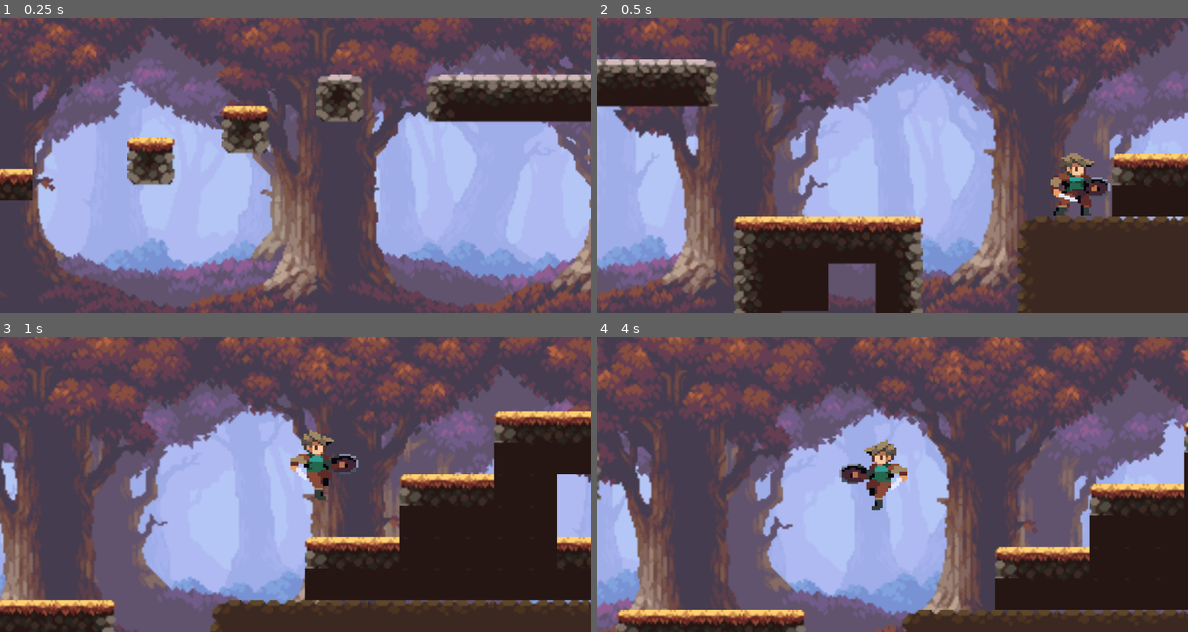
Above: before the commit, frames 1-4 (two rows, left to right).
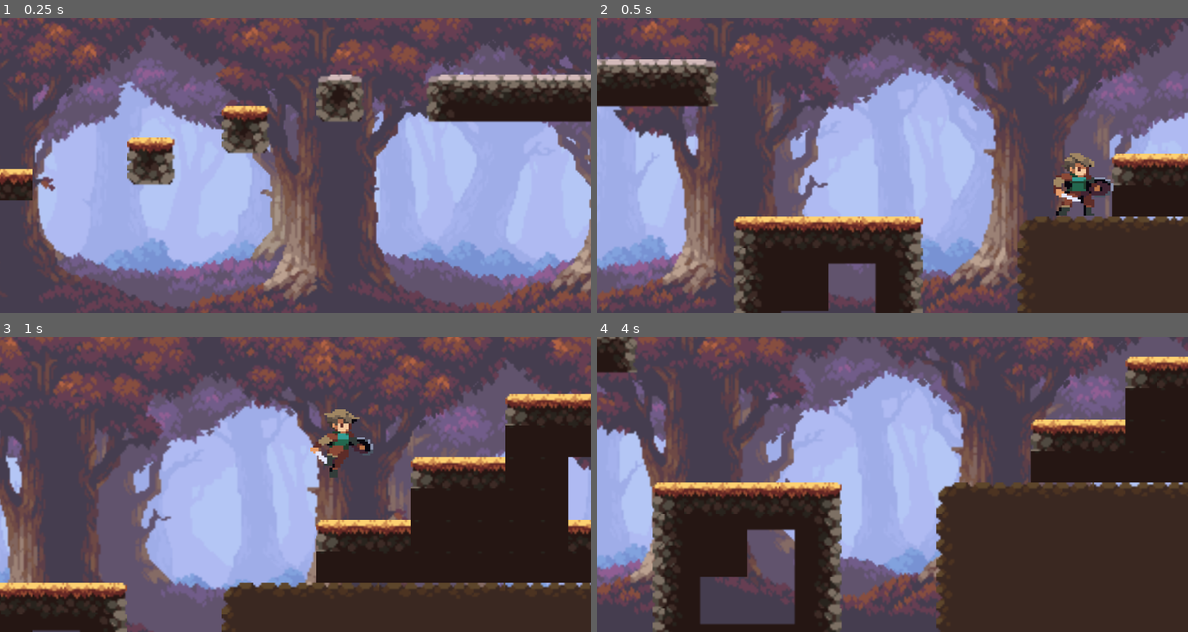
Above: after the commit, the same moments.

Repository: arthurvieirasilvaa/medieval2D-platformer
Game: Godot game, scene res://scene/forest.tscn
The game is run twice, just before and just after one commit, with the same random seed, the same clock (stepped at 60 frames per second) and the same inputs. This scene is started directly instead of the project's main scene.
Inputs:
- Up to frame 1 (0.25 s): no input
- Up to frame 2 (0.5 s): no input
- Up to frame 3 (1 s): hold D (right) from 0.53 s (still down); tap W (jump) at 0.6, 0.77 s
- Up to frame 4 (4 s): tap W (jump) at 1.07, 1.35, 1.52, 1.82, 2.1, 2.85, 3.02, 3.32, 3.6, 3.77 s; release D (right) at 2.03 s; hold A (left) from 2.03 s (still down)

Frame 1 is identical in both runs. In frame 2, 0.7% of the frame differs, in the area x 76-88%, y 45-67%; in frame 3, 29%; in frame 4, 64%, in the area x 0-100%, y 0-100%.

Commit message:
Criei uma máquina de estados simples para o player

Diff:
--- a/entities/player.tscn
+++ b/entities/player.tscn
@@ -6,8 +6,8 @@
 [ext_resource type="Texture2D" uid="uid://n8j307y0wmbq" path="res://sprites/player/run.png" id="3_e4p34"]
 [ext_resource type="Texture2D" uid="uid://bfdtr1k011mun" path="res://sprites/player/flying_up.png" id="3_ef06p"]
 [ext_resource type="Texture2D" uid="uid://dlrrjtqbxtw3s" path="res://sprites/player/jump_preparation.png" id="5_tjdhl"]
-[ext_resource type="Texture2D" uid="uid://dpdiadopc1kic" path="res://sprites/player/jumping_reload.png" id="6_x08pd"]
 [ext_resource type="Texture2D" uid="uid://dpf3nls1eke3p" path="res://sprites/player/landing.png" id="7_dchgp"]
+[ext_resource type="Texture2D" uid="uid://bpk7ultgntp2x" path="res://sprites/player/walk.png" id="9_ef06p"]
 
 [sub_resource type="CapsuleShape2D" id="CapsuleShape2D_n4st5"]
 radius = 14.0
@@ -30,19 +30,19 @@
 
 [sub_resource type="AtlasTexture" id="AtlasTexture_1n8aq"]
 atlas = ExtResource("3_ef06p")
-region = Rect2(0, 0, 50, 45)
+region = Rect2(0, 0, 56, 58)
 
 [sub_resource type="AtlasTexture" id="AtlasTexture_28s6d"]
 atlas = ExtResource("3_ef06p")
-region = Rect2(50, 0, 50, 45)
+region = Rect2(56, 0, 56, 58)
 
 [sub_resource type="AtlasTexture" id="AtlasTexture_cicqb"]
 atlas = ExtResource("3_ef06p")
-region = Rect2(100, 0, 50, 45)
+region = Rect2(112, 0, 56, 58)
 
 [sub_resource type="AtlasTexture" id="AtlasTexture_hj0ki"]
 atlas = ExtResource("3_ef06p")
-region = Rect2(150, 0, 50, 45)
+region = Rect2(168, 0, 56, 58)
 
 [sub_resource type="AtlasTexture" id="AtlasTexture_b0kkn"]
 atlas = ExtResource("1_merdl")
@@ -76,14 +76,6 @@
 atlas = ExtResource("5_tjdhl")
 region = Rect2(58, 0, 58, 44)
 
-[sub_resource type="AtlasTexture" id="AtlasTexture_evlff"]
-atlas = ExtResource("6_x08pd")
-region = Rect2(0, 0, 46, 48)
-
-[sub_resource type="AtlasTexture" id="AtlasTexture_7db53"]
-atlas = ExtResource("6_x08pd")
-region = Rect2(46, 0, 46, 48)
-
 [sub_resource type="AtlasTexture" id="AtlasTexture_plaij"]
 atlas = ExtResource("7_dchgp")
 region = Rect2(0, 0, 51, 57)
@@ -128,6 +120,46 @@
 atlas = ExtResource("3_e4p34")
 region = Rect2(385, 0, 55, 54)
 
+[sub_resource type="AtlasTexture" id="AtlasTexture_d2i2q"]
+atlas = ExtResource("9_ef06p")
+region = Rect2(0, 0, 55, 54)
+
+[sub_resource type="AtlasTexture" id="AtlasTexture_mdqif"]
+atlas = ExtResource("9_ef06p")
+region = Rect2(55, 0, 55, 54)
+
+[sub_resource type="AtlasTexture" id="AtlasTexture_egchw"]
+atlas = ExtResource("9_ef06p")
+region = Rect2(110, 0, 55, 54)
+
+[sub_resource type="AtlasTexture" id="AtlasTexture_ykqge"]
+atlas = ExtResource("9_ef06p")
+region = Rect2(165, 0, 55, 54)
+
+[sub_resource type="AtlasTexture" id="AtlasTexture_sn2x3"]
+atlas = ExtResource("9_ef06p")
+region = Rect2(220, 0, 55, 54)
+
+[sub_resource type="AtlasTexture" id="AtlasTexture_y10x8"]
+atlas = ExtResource("9_ef06p")
+region = Rect2(275, 0, 55, 54)
+
+[sub_resource type="AtlasTexture" id="AtlasTexture_1sc42"]
+atlas = ExtResource("9_ef06p")
+region = Rect2(330, 0, 55, 54)
+
+[sub_resource type="AtlasTexture" id="AtlasTexture_0t50q"]
+atlas = ExtResource("9_ef06p")
+region = Rect2(385, 0, 55, 54)
+
+[sub_resource type="AtlasTexture" id="AtlasTexture_5qcl2"]
+atlas = ExtResource("9_ef06p")
+region = Rect2(0, 54, 55, 54)
+
+[sub_resource type="AtlasTexture" id="AtlasTexture_1w6s4"]
+atlas = ExtResource("9_ef06p")
+region = Rect2(55, 54, 55, 54)
+
 [sub_resource type="SpriteFrames" id="SpriteFrames_i623q"]
 animations = [{
 "frames": [{
@@ -162,7 +194,7 @@
 }],
 "loop": true,
 "name": &"flying_up",
-"speed": 5.0
+"speed": 10.0
 }, {
 "frames": [{
 "duration": 1.0,
@@ -200,17 +232,6 @@
 }, {
 "frames": [{
 "duration": 1.0,
-"texture": SubResource("AtlasTexture_evlff")
-}, {
-"duration": 1.0,
-"texture": SubResource("AtlasTexture_7db53")
-}],
-"loop": true,
-"name": &"jumping_reload",
-"speed": 10.0
-}, {
-"frames": [{
-"duration": 1.0,
 "texture": SubResource("AtlasTexture_plaij")
 }, {
 "duration": 1.0,
@@ -250,6 +271,41 @@
 }],
 "loop": true,
 "name": &"run",
+"speed": 10.0
+}, {
+"frames": [{
+"duration": 1.0,
+"texture": SubResource("AtlasTexture_d2i2q")
+}, {
+"duration": 1.0,
+"texture": SubResource("AtlasTexture_mdqif")
+}, {
+"duration": 1.0,
+"texture": SubResource("AtlasTexture_egchw")
+}, {
+"duration": 1.0,
+"texture": SubResource("AtlasTexture_ykqge")
+}, {
+"duration": 1.0,
+"texture": SubResource("AtlasTexture_sn2x3")
+}, {
+"duration": 1.0,
+"texture": SubResource("AtlasTexture_y10x8")
+}, {
+"duration": 1.0,
+"texture": SubResource("AtlasTexture_1sc42")
+}, {
+"duration": 1.0,
+"texture": SubResource("AtlasTexture_0t50q")
+}, {
+"duration": 1.0,
+"texture": SubResource("AtlasTexture_5qcl2")
+}, {
+"duration": 1.0,
+"texture": SubResource("AtlasTexture_1w6s4")
+}],
+"loop": true,
+"name": &"walk",
 "speed": 10.0
 }]
 
@@ -269,6 +325,4 @@
 texture_filter = 1
 scale = Vector2(1.38636, 1.02344)
 sprite_frames = SubResource("SpriteFrames_i623q")
-animation = &"idle"
-autoplay = "idle"
-frame_progress = 0.8832
+animation = &"falling"
--- a/scripts/player.gd
+++ b/scripts/player.gd
@@ -1,53 +1,129 @@
 extends CharacterBody2D
+
+enum PlayerState {
+	idle,
+	walk,
+	jump_preparation,
+	flying_up,
+	landing
+}
 
 @onready var animation: AnimatedSprite2D = $AnimatedSprite2D
 
 const SPEED = 80.0
 const JUMP_VELOCITY = -300.0
 
+var status: PlayerState
+
+func _ready() -> void:
+	go_to_idle_state()
+
+
 func _physics_process(delta: float) -> void:
 	# Add the gravity.
 	if not is_on_floor():
 		velocity += get_gravity() * delta
 
-	# Handle jump.
+	match status:
+		PlayerState.idle:
+			idle_state()
+		PlayerState.walk:
+			walk_state()
+		PlayerState.jump_preparation:
+			jump_preparation_state()
+		PlayerState.flying_up:
+			flying_up_state()
+		PlayerState.landing:
+			landing_state()
+
+	move_and_slide()
+
+
+func go_to_idle_state():
+	status = PlayerState.idle
+	animation.play("idle")
+
+
+func go_to_walk_state():
+	status = PlayerState.walk
+	animation.play("walk")
+
+
+func go_to_jump_preparation_state():
+	status = PlayerState.jump_preparation
+	animation.play("jump_preparation")
+
+
+func go_to_flying_up_state():
+	status = PlayerState.flying_up
+	animation.play("flying_up")
+
+
+func go_to_landing_state():
+	status = PlayerState.landing
+	animation.play("landing")
+
+
+func idle_state():
+	move()
+
+	if velocity.x != 0:
+		go_to_walk_state()
+		return
+
 	if Input.is_action_just_pressed("jump") and is_on_floor():
+		go_to_jump_preparation_state()
+		return
+
+
+func walk_state():
+	move()
+
+	if velocity.x == 0:
+		go_to_idle_state()
+		return
+
+	if Input.is_action_just_pressed("jump") and is_on_floor():
+		go_to_jump_preparation_state()
+		return
+
+
+func jump_preparation_state():
+	move()
+
+	if animation.frame == animation.sprite_frames.get_frame_count("jump_preparation") - 1:
 		velocity.y = JUMP_VELOCITY
-		animation.play("jump_preparation")
+		go_to_flying_up_state()
+		return
 
-	# Get the input direction and handle the movement/deceleration.
-	# As good practice, you should replace UI actions with custom gameplay actions.
+
+func flying_up_state():
+	move()
+
+	if is_on_floor():
+		go_to_landing_state()
+		return
+
+
+func landing_state():
+	move()
+
+	if animation.frame == animation.sprite_frames.get_frame_count("landing") - 1:
+		if velocity.x == 0:
+			go_to_idle_state()
+		else:
+			go_to_walk_state()
+		return
+
+
+func move():
 	var direction := Input.get_axis("left", "right")
 	if direction:
 		velocity.x = direction * SPEED
 	else:
 		velocity.x = move_toward(velocity.x, 0, SPEED)
 
-	if is_on_floor():
-		if animation.animation == 'falling':
-			animation.play('landing') # Se estava caindo, toca a animação de aterrissagem
-		elif animation.animation != "landing" or not animation.is_playing():
-			if direction != 0:
-				animation.flip_h = (direction < 0)
-				animation.play("run")
-			else:
-				animation.play("idle")
-
-		if direction > 0:
-			animation.flip_h = false
-			animation.play('run')
-		elif direction < 0:
-			animation.flip_h = true
-			animation.play('run')
-		else:
-			animation.play('idle')
-	else:
-		if animation.animation == 'jump_preparation' and animation.is_playing():
-		 	# Deixa a animação de preparação terminar.
-			pass
-		elif velocity.y < 0:
-			animation.play("flying_up")
-		elif velocity.y >= 0:
-			animation.play("falling")
-
-	move_and_slide()
+	if direction < 0:
+		animation.flip_h = true
+	elif direction > 0:
+		animation.flip_h = false
Not shown: 1 places in entities/player.tscn that only renumber resources
Binary file removed: sprites/player/jumping_reload.png
Binary file added: sprites/player/walk.png
Not shown, changed: sprites/player/walk.png.import
